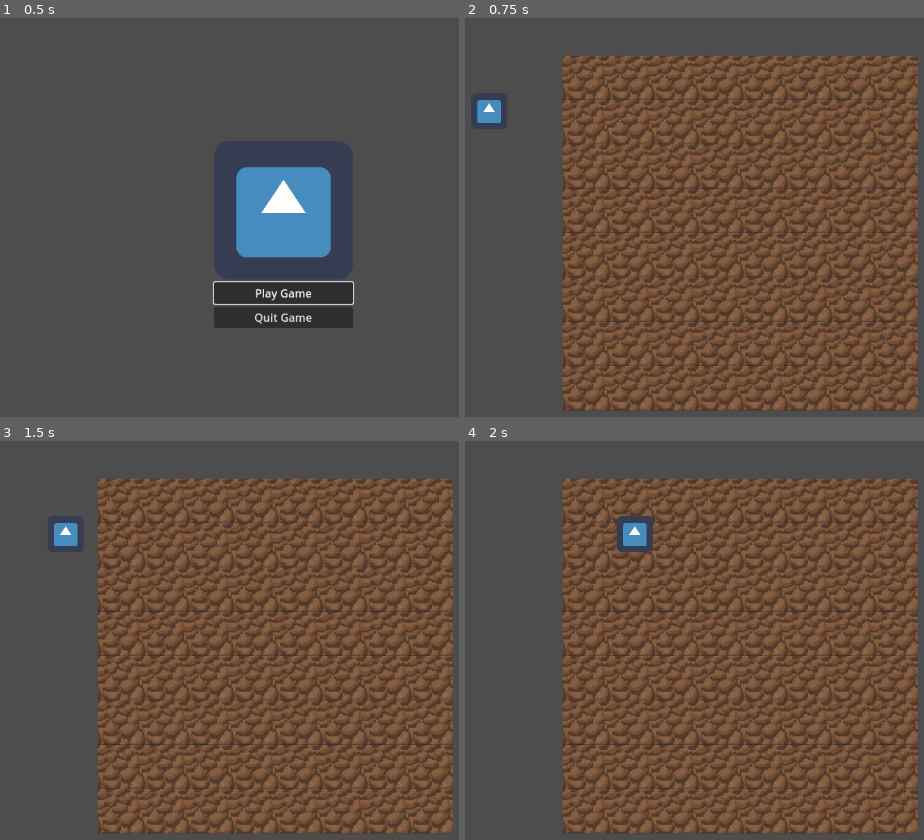
Above: before the commit, frames 1-4 (two rows, left to right).
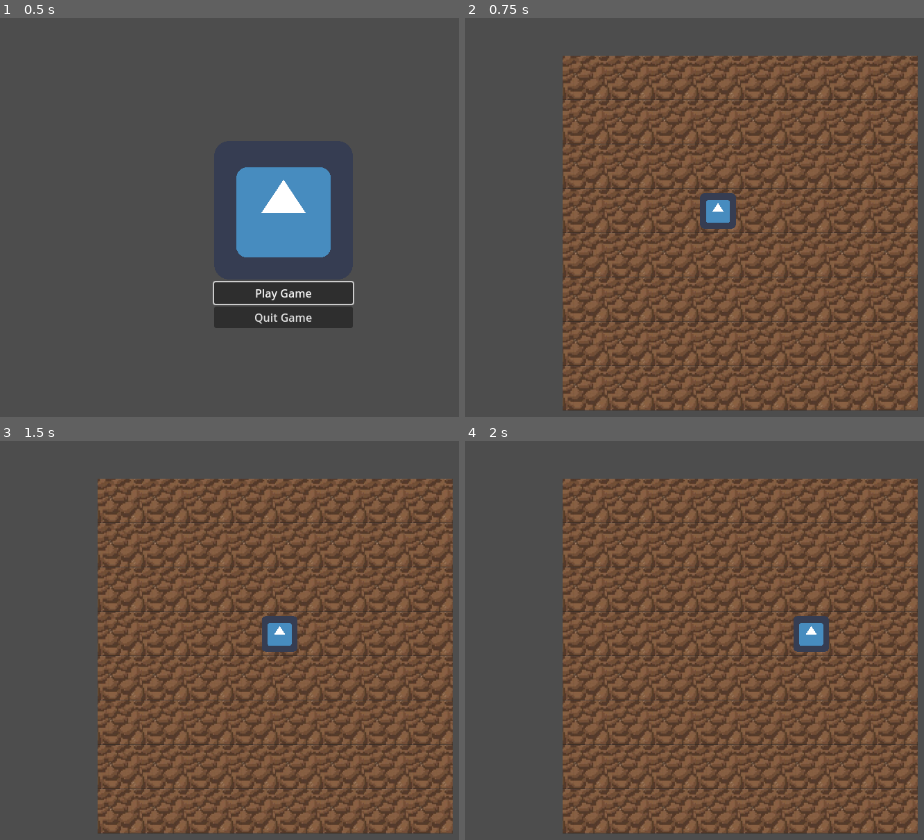
Above: after the commit, the same moments.

Repository: bardunbar/galway-game-jam-23
Game: Godot game, scene res://screens/main_menu/main_menu_scene.tscn
Same seed, same stepped clock (60 frames per second), same inputs: the game is played once before the commit and once after it. The engine's default icon, where the game draws it, is replaced by a stand-in: a white triangle on a blue panel in a dark square.
Inputs:
- Up to frame 1 (0.5 s): no input
- Up to frame 2 (0.75 s): click "Play Game" at 0.5 s
- Up to frame 3 (1.5 s): tap Enter at 1.25 s; hold Right (move_right) from 1.28 s (still down)
- Up to frame 4 (2 s): keep holding Right (move_right)

Frame 1 is identical in both runs. In frame 2, 1.0% of the frame differs, in the area x 2-60%, y 20-53%; in frame 3, 1.0%; in frame 4, 1.4%, in the area x 33-80%, y 18-53%.

Commit message:
Adding grid movement and rotation

Diff:
--- a/project/screens/game/game_script.gd
+++ b/project/screens/game/game_script.gd
@@ -14,6 +14,6 @@
 
 func _ready() -> void:
 	# Initialize the player and grid
+	grid.initialize(self)
 	player.initialize(self)
-	grid.initialize(self)
 	return
--- a/project/screens/game/grid/grid.gd
+++ b/project/screens/game/grid/grid.gd
@@ -8,33 +8,29 @@
 @export var grid_width: int = 8
 @export var grid_height: int = 8
 @export var tile_size: float = 64.0
-@export var startingLocation: Vector2 = Vector2(3, 3)
+@export var startingGridLocation: Vector2 = Vector2(3, 3)
 
 var game: GameScript
 var current_tiles: Array[Array]
 
-func get_tile(x: int, y: int):
+func get_tile(x: int, y: int) -> Tile:
 	var row = current_tiles[y]
 	if (row):
 		return row[x]
+	return null
 
 func doAction(x: int, y: int):
 	return
 
 func getStartingLocation() -> Vector2:
-	return startingLocation
+	return get_tile(startingGridLocation.x, startingGridLocation.y).global_position
 
 func canMove(x: int, y: int) -> bool:
 	# TODO: check for tile type (i.e. tree/rock)
-	return get_tile(x, y)
+	return get_tile(x, y) != null
 
 func initialize(inGame: GameScript):
 	game = inGame
-
-func _ready() -> void:
-	if debug_display:
-		debug_display.queue_free()
-
 	for i in range(grid_width):
 		current_tiles.append(Array())
 
@@ -48,3 +44,7 @@
 			current_tiles[i].append(tile)
 
 			add_child(tile)
+
+func _ready() -> void:
+	if debug_display:
+		debug_display.queue_free()
--- a/project/screens/game/player.gd
+++ b/project/screens/game/player.gd
@@ -1,23 +1,31 @@
 class_name Player
 extends Node2D
 
+@onready var sprite:Sprite2D
+
 var game: GameScript
-var gridSize = 100
+var tile_size = 100
 var speed = 3
 var isMoving = false
 var movementAlpha: float = 0
-var movementDirection: Vector2i = Vector2i.ZERO
+var gridPosition: Vector2i
 var targetPosition: Vector2
 var prevPosition: Vector2
+var orientation: Vector2i = Vector2i(1, 0)
 
 func _ready() -> void:
-	# TODO: Set starting position
-	targetPosition = global_position
-	prevPosition = global_position
 	return
 
 func initialize(inGame: GameScript):
 	game = inGame
+
+	# Set starting location
+	gridPosition = game.grid.startingGridLocation
+	global_position = game.grid.getStartingLocation()
+	targetPosition = global_position
+	prevPosition = global_position
+
+	tile_size = game.grid.tile_size
 
 func _process(delta: float) -> void:
 	processInput()
@@ -26,19 +34,30 @@
 
 func processInput() -> void:
 	if not isMoving:
-		movementDirection = Vector2i.ZERO
+		var movementDirection: Vector2i = Vector2i.ZERO
 		if Input.is_action_pressed("move_right"):
-			targetPosition.x += gridSize
-			isMoving = true
-		if Input.is_action_pressed("move_left"):
-			targetPosition.x -= gridSize
-			isMoving = true
-		if Input.is_action_pressed("move_down"):
-			targetPosition.y += gridSize
-			isMoving = true
-		if Input.is_action_pressed("move_up"):
-			targetPosition.y -= gridSize
-			isMoving = true
+			movementDirection.x = 1
+		elif Input.is_action_pressed("move_left"):
+			movementDirection.x = -1
+		elif Input.is_action_pressed("move_down"):
+			movementDirection.y = 1
+		elif Input.is_action_pressed("move_up"):
+			movementDirection.y = -1
+		if movementDirection != Vector2i.ZERO:
+			if movementDirection != orientation:
+				orientTo(movementDirection)
+			else:
+				var newGridPosition = gridPosition + movementDirection
+				if game.grid.canMove(newGridPosition.x, newGridPosition.y):
+					gridPosition = newGridPosition
+					targetPosition = game.grid.get_tile(newGridPosition.x, newGridPosition.y).global_position
+					isMoving = true
+
+	return
+
+func orientTo(newOrientation: Vector2):
+	# TODO: rotate sprite
+	orientation = newOrientation
 	return
 
 func processMovement(delta: float) -> void:
